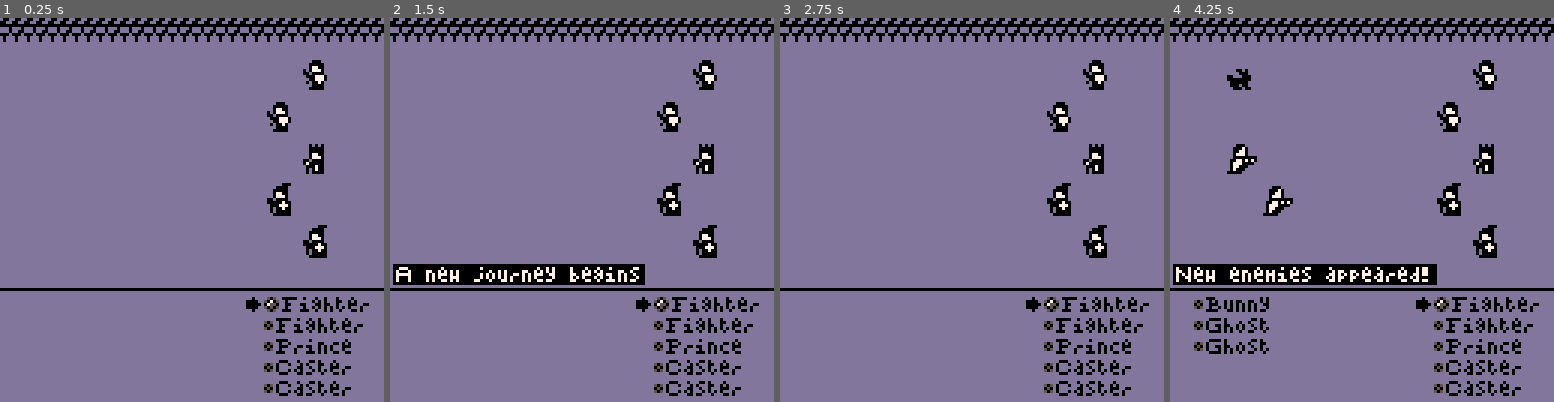
Above: before the commit, frames 1-4 (left to right).
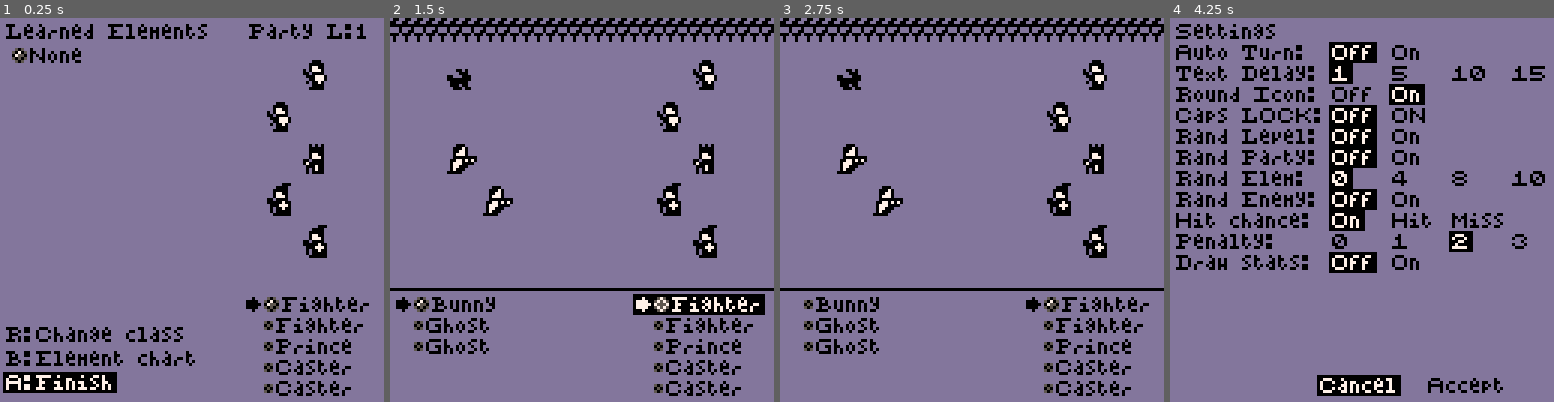
Above: after the commit, the same moments.

Repository: JohnAdamZiolkowski/Pico8-Hive
Game: PICO-8 cartridge prince/prince.p8
Same seed, same stepped clock (60 frames per second), same inputs: the game is played once before the commit and once after it.
Inputs:
- Up to frame 1 (0.25 s): no input
- Up to frame 2 (1.5 s): tap X (X key) at 0.33, 1.07 s; tap O (Z key) at 0.7 s
- Up to frame 3 (2.75 s): hold Right 1.6-2.1 s; tap O (Z key) at 1.7, 2.1, 2.5 s; tap X (X key) at 1.85 s; hold Up 2.15-2.42 s; hold Right from 2.47 s (still down)
- Up to frame 4 (4.25 s): tap O (Z key) every 0.4 s from 2.9 to 4.1 s; tap X (X key) at 2.97, 4.08 s; release Right at 3.03 s; hold Left 3.08-3.58 s; hold Down 3.63-3.97 s; hold Right from 4.02 s (still down)

The runs differ from the first frame. In frame 1, 7.1% of the frame differs, in the area x 0-100%, y 0-98%; in frame 2, 7.5%; in frame 3, 1.9%; in frame 4, 27%, in the area x 0-100%, y 0-99%.

Commit message:
take element gems one at a time, limit party distribution

Diff:
--- a/prince/prince.p8
+++ b/prince/prince.p8
@@ -86,15 +86,13 @@
  return value
 end
 
-function lset(list, index, value, not_nil)
+function lset(list, index, value)
  //safely sets vaule at list index
  assert(type(list)==table)
  assert(type(index)==number)
  assert(flr(index)==index)
  assert(index!=0)
- if not_nil then
-  assert(value, "value is nil")
- end
+ assert(value, "value is nil")
  list[index] = value
 end
 
@@ -275,7 +273,7 @@
 	{i=2, n="^text ^delay",
 	 o={"^1", "^5", "^1^0", "^1^5"},
  	v={1, 5, 10, 15},
-	 s=3},
+	 s=1},//3},
 	{i=3, n="^round ^icon",
 	 o={"^off", "^on"},
  	v={false, true},
@@ -335,10 +333,18 @@
 end
 
 function set_up_elements()
+ for i=2,12 do
+  local element = lget(elements,i)
+  element.count = 0
+ end
+
  unlocked_elements = {}
  for i=1,random_elem do
   local element = lget(elements,i)
   add(unlocked_elements,element)
+  if element.i != 1 then
+   element.count = 1
+  end
  end
 end
 
@@ -593,7 +599,7 @@
  	end
  	if id != nil then
  	 //assign random element of basic 8
- 	 local e = rnd_int(1,#unlocked_elements)
+ 	 local e = 1//rnd_int(1,#unlocked_elements)
  	 local element_n = sub(lget(unlocked_elements,e).n,1,1)
  	 local n = lget(enemy.stats,id).n
  	 local l = 1
@@ -660,6 +666,73 @@
  turn = arena.party
  cur.l = arena.party
  cap_cursor()
+end
+
+
+function init_attack()
+ attack_ticks = 0
+
+ attacker = lget(turn,cur.s.i)
+ attacker_n = attacker.stats.n
+ assert(attacker)
+ targets = {}
+ main_target = {t=lget(opposition(turn),cur.i)}
+ main_target_n = main_target.t.stats.n
+ add(targets, main_target)
+
+ if is_caster(attacker.i) then
+  for p_target in all(opposition(turn)) do
+   if p_target.s == main_target.t.s +1 or
+    p_target.s == main_target.t.s -1 then
+    add(targets, {t=p_target})
+   end
+  end
+ end
+
+ for target in all(targets) do
+ 	assert(target)
+
+  local hit
+  local chance = get_hit_chance(attacker, target)
+  if hit_chance != "on" then
+   hit = hit_chance
+  else
+   hit = rnd(1) < chance
+
+   if is_prince(attacker.i) then
+    if hit and turn==arena.party then
+     local old_element = element_by_n(attacker.stats.e)
+     if old_element.i != 1 then
+      old_element.count += 1
+      if old_element.count > 9 then
+       old_element.count = 9
+      end
+     end
+     //prince changes element
+     attacker.stats.e = target.t.stats.e
+     local unlocking_element = element_by_n(target.t.stats.e)
+     take_element(unlocking_element)
+    end
+   end
+  end
+
+  if turn == arena.party then
+   if chance > 0.5 and not hit then
+    arena.party.luck -= chance-0.5
+   elseif chance < 0.5 and hit then
+    arena.party.luck += 0.5-chance
+   end
+  else
+   if chance < 0.5 and hit then
+    arena.party.luck -= 0.5-chance
+   elseif chance > 0.5 and not hit then
+    arena.party.luck += chance-0.5
+   end
+  end
+
+  target.h = hit
+ end
+
 end
 -->8
 -- update
@@ -747,67 +820,6 @@
 
 -- attack
 
-function init_attack()
- attack_ticks = 0
-
- attacker = lget(turn,cur.s.i)
- attacker_n = attacker.stats.n
- assert(attacker)
- targets = {}
- main_target = {t=lget(opposition(turn),cur.i)}
- main_target_n = main_target.t.stats.n
- add(targets, main_target)
-
- if is_caster(attacker.i) then
-  for p_target in all(opposition(turn)) do
-   if p_target.s == main_target.t.s +1 or
-    p_target.s == main_target.t.s -1 then
-    add(targets, {t=p_target})
-   end
-  end
- end
-
- for target in all(targets) do
- 	assert(target)
-
-  local hit
-  local chance = get_hit_chance(attacker, target)
-  if hit_chance != "on" then
-   hit = hit_chance
-  else
-   hit = rnd(1) < chance
-
-   if is_prince(attacker.i) then
-    if hit and turn==arena.party then
-     //prince changes element
-     attacker.stats.e = target.t.stats.e
-     local unlocking_element = element_by_n(target.t.stats.e)
-     if not linc(unlocked_elements, unlocking_element) then
-      //unlocks element for later
-      add(unlocked_elements, unlocking_element)
-     end
-    end
-   end
-  end
-
-  if turn == arena.party then
-   if chance > 0.5 and not hit then
-    arena.party.luck -= chance-0.5
-   elseif chance < 0.5 and hit then
-    arena.party.luck += 0.5-chance
-   end
-  else
-   if chance < 0.5 and hit then
-    arena.party.luck -= 0.5-chance
-   elseif chance > 0.5 and not hit then
-    arena.party.luck += chance-0.5
-   end
-  end
-
-  target.h = hit
- end
-
-end
 
 function update_attack()
 
@@ -1172,7 +1184,11 @@
  for e=1,#unlocked_elements do
   local element = lget(unlocked_elements,e)
   local e_n_c = sub(element.n,1,1)
-  print("^@"..e_n_c.."^"..element.n, 4, 4+e*6, black)
+  local y = 4+e*6
+  print("^@"..e_n_c.."^"..element.n, 4, y, black)
+  if element.i != 1 then
+   print("x"..element.count, 40, y, black)
+  end
  end
 
  print("^party ^l:"..arena.party.level,83,2,black)
@@ -1327,6 +1343,24 @@
  del(list, target)
 end
 
+function take_element(element)
+ if not linc(unlocked_elements, element) then
+  //unlocks element for later
+  add(unlocked_elements, element)
+ end
+
+ //if element.i != 1 then
+ // if element.count then
+ //  element.count += 1
+ // else
+ //  element.count = 1
+ // end
+ // if element.count > 9 then
+ //  element.count = 9
+ // end
+ //end
+
+end
 
 -- battle over
 
@@ -1356,19 +1390,40 @@
 
 function change_element(member)
  local member_element_index_in_unlocked
+ local member_element
  for u=1,#unlocked_elements do
   local element = lget(unlocked_elements,u)
   local element_n = sub(element.n,1,1)
   if element_n == member.stats.e then
+   member_element = element
    member_element_index_in_unlocked = u
   end
  end
  assert(member_element_index_in_unlocked)
- member_element_index_in_unlocked += 1
- if member_element_index_in_unlocked > # unlocked_elements then
-  member_element_index_in_unlocked = 1
- end
- local new_element = lget(unlocked_elements,member_element_index_in_unlocked)
+ if member_element.i != 1 then
+  member_element.count += 1
+ end
+
+ local found = false
+ local new_element
+ for u=1,#unlocked_elements do
+  if not found then
+   member_element_index_in_unlocked += 1
+   if member_element_index_in_unlocked > # unlocked_elements then
+    member_element_index_in_unlocked = 1
+   end
+   new_element = lget(unlocked_elements,member_element_index_in_unlocked)
+   if new_element.i == 1
+   or new_element.count > 0 then
+    found = true
+   end
+  end
+ end
+
+ if new_element.i != 1 then
+  new_element.count -= 1
+ end
+
  member.stats.e = sub(new_element.n,1,1)
  set_stale()
 end
